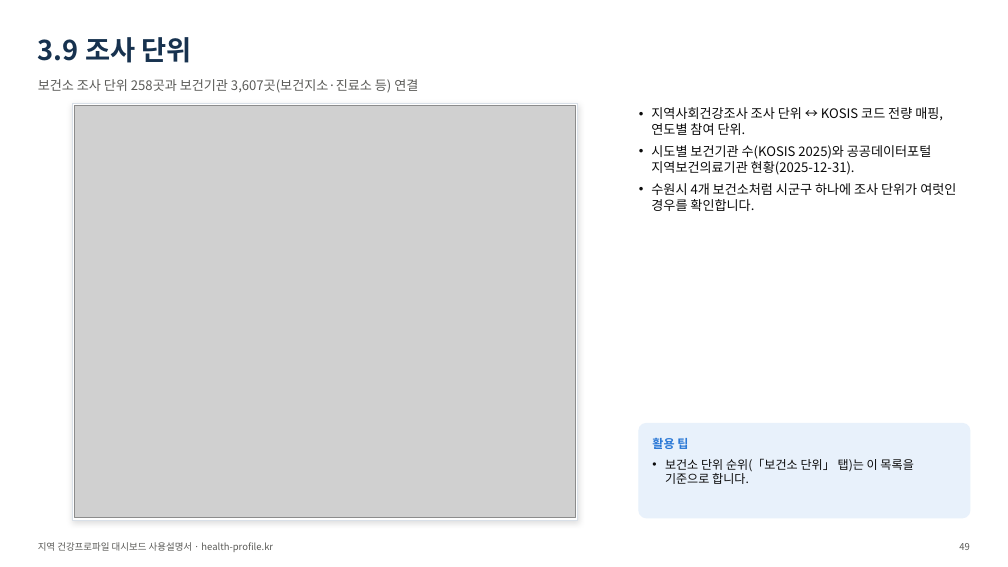
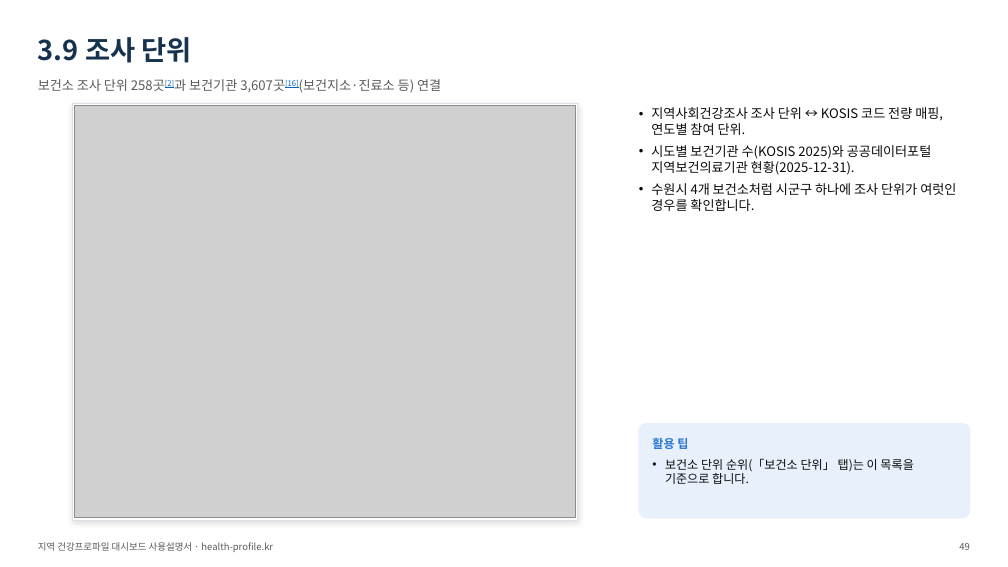
Before and after one commit to soonryu74/soonryu74.github.io, a slide deck: slide 49 of health-dashboard/docs/지역건강프로파일_대시보드_사용설명서_v1.pptx. Drawn at 1008x567 pixels with LibreOffice and Linux fonts; fonts in the diff are those of the drawing; grey boxes stand for pictures. Boxes give left, top, right and bottom in pixels: in the first picture for what was removed or moved away, otherwise in the second. Text is boxed around its words. In the diff, an @@ line names an element or a change of style, - is before the commit and + after.

```diff
--- a/health-dashboard/docs/지역건강프로파일_대시보드_사용설명서_v1.pptx
+++ b/health-dashboard/docs/지역건강프로파일_대시보드_사용설명서_v1.pptx
@@ text at [38,79,441,93]: text changed @@
-보건소 조사 단위 258곳과 보건기관 3,607곳(보건지소·진료소 등) 연결
+보건소 조사 단위 258곳[2]과 보건기관 3,607곳[16](보건지소·진료소 등) 연결
```
Also in this commit, not shown: 17 other slides changed, 2 slides added, 30 other files.
